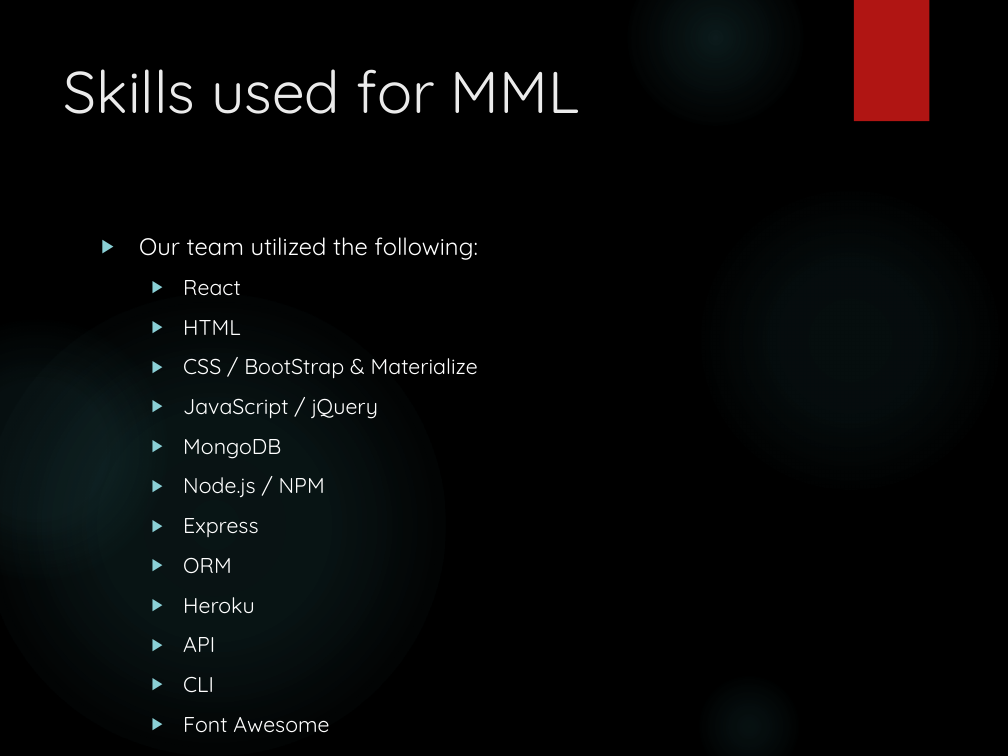
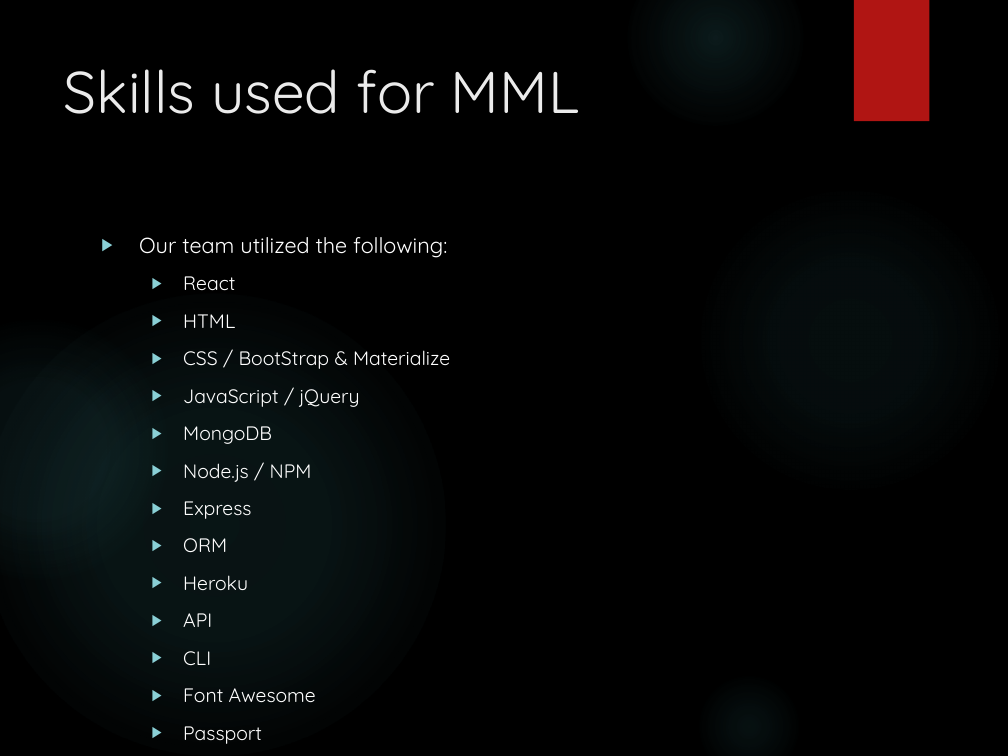
Before and after one commit to a-murph/mymedialist, a slide deck: slide 4 of MyMovieList.pptx. Drawn at 1008x756 pixels with LibreOffice and Linux fonts; fonts in the diff are those of the drawing; background and template pictures are left out. Boxes give left, top, right and bottom in pixels: in the first picture for what was removed or moved away, otherwise in the second. Text is boxed around its words. In the diff, an @@ line names an element or a change of style, - is before the commit and + after.

```diff
--- a/MyMovieList.pptx
+++ b/MyMovieList.pptx
@@ text at (x1=139, y1=237, x2=450, y2=702): paragraph added @@
+  ▶ Passport
@@ text at (x1=139, y1=237, x2=450, y2=702): size 17 to 15.5 pt in "Our team utilized the following:"; size 15.3 to 13.9 pt in "React", "HTML", "CSS / BootStrap & Materialize", "JavaScript / jQuery" and 8 more places @@
```
Also in this commit, not shown: 3 other slides changed.
